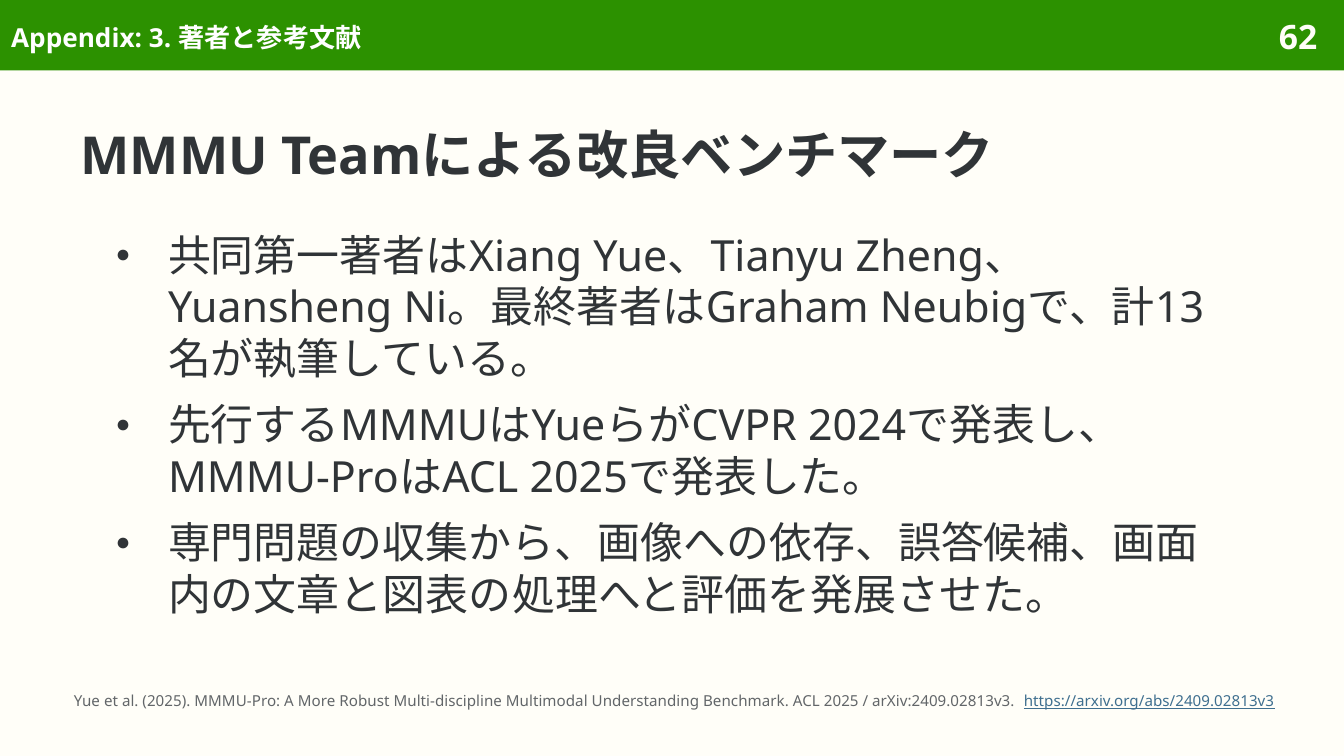
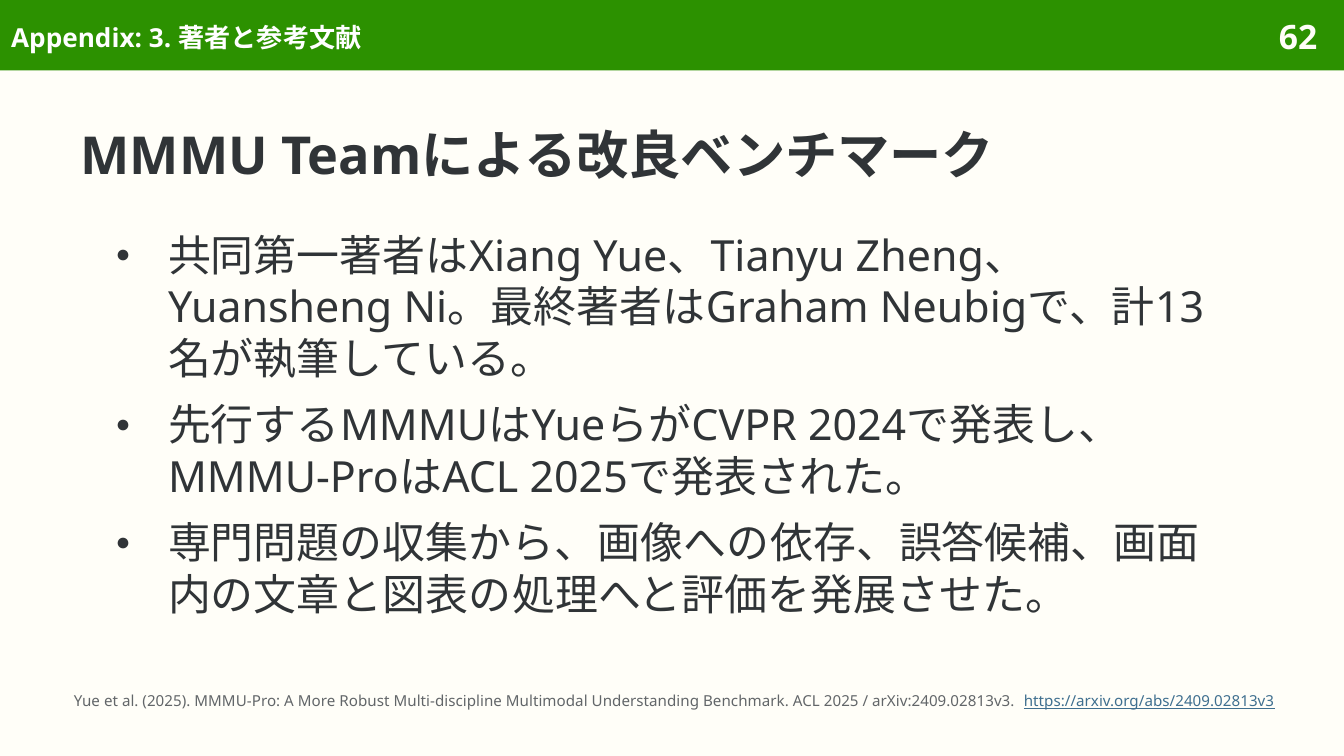
Before and after one commit to sasakiy84/datasets-in-10-minutes, a slide deck: slide 62 of slides/datasets-in-10-minutes-mmmu-pro.pptx. Drawn at 1344x756 pixels with LibreOffice and Linux fonts; fonts in the diff are those of the drawing. Boxes give left, top, right and bottom in pixels: in the first picture for what was removed or moved away, otherwise in the second. Text is boxed around its words. In the diff, an @@ line names an element or a change of style, - is before the commit and + after.

Commit message:
Proofread mmmu-pro slides page by page with Gemini

```diff
--- a/slides/datasets-in-10-minutes-mmmu-pro.pptx
+++ b/slides/datasets-in-10-minutes-mmmu-pro.pptx
@@ text at bbox=[168, 404, 1121, 496]: text changed @@
-● 先行するMMMUはYueらがCVPR 2024で発表し、MMMU-ProはACL 2025で発表した。
+● 先行するMMMUはYueらがCVPR 2024で発表し、MMMU-ProはACL 2025で発表された。
```
Also in this commit, not shown: 15 other slides changed, 7 other files.
